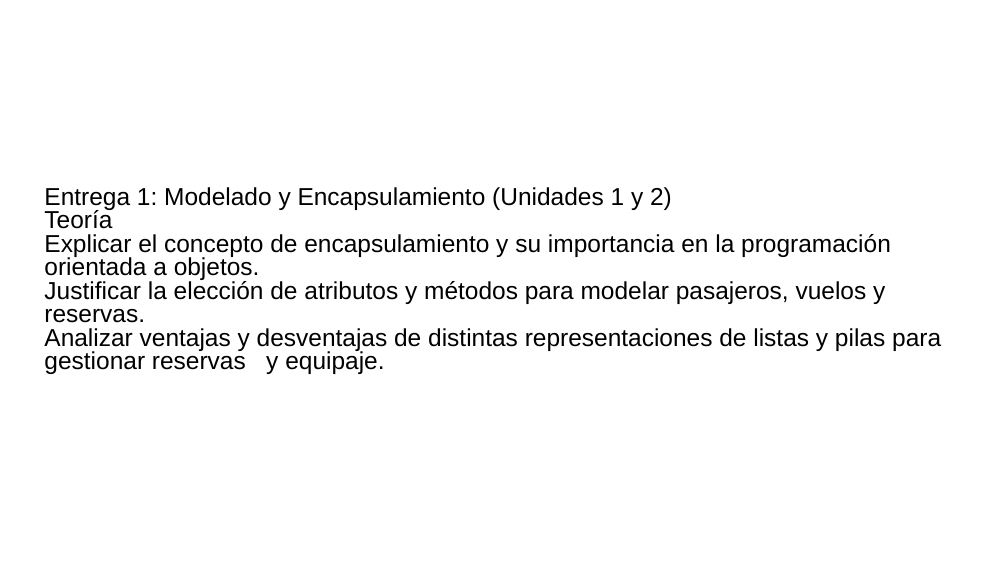
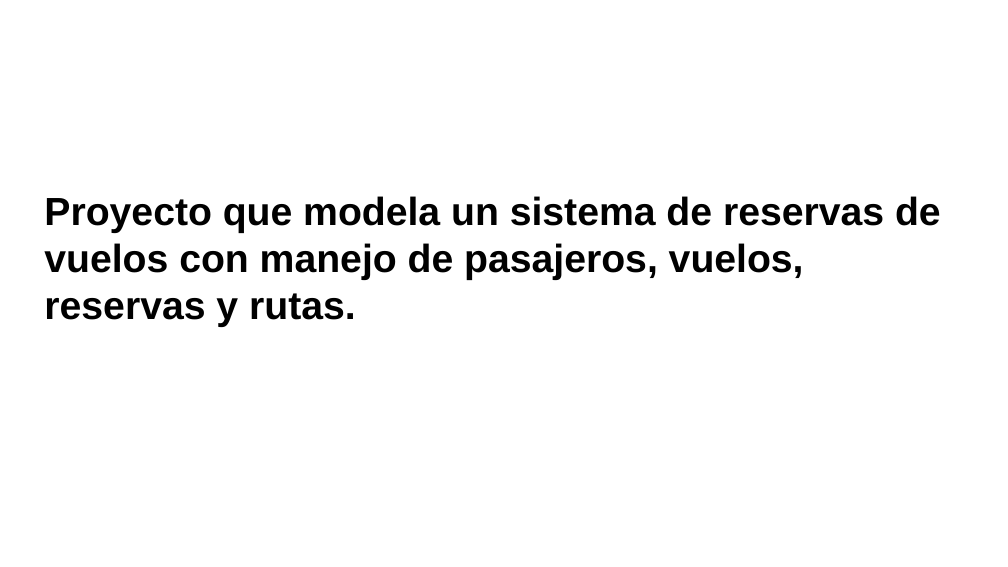
Before and after one commit to MarielaIPS/Final, a slide deck: slide 2 of Sistema de vuelos.pptx. Drawn at 1008x567 pixels with LibreOffice and Linux fonts; fonts in the diff are those of the drawing; background and template pictures are left out. Boxes give left, top, right and bottom in pixels: in the first picture for what was removed or moved away, otherwise in the second. Text is boxed around its words. In the diff, an @@ line names an element or a change of style, - is before the commit and + after.

```diff
--- a/Sistema de vuelos.pptx
+++ b/Sistema de vuelos.pptx
@@ subtitle at [44,196,941,327]: text changed; size 17.5 to 28 pt; bold on @@
-Entrega 1: Modelado y Encapsulamiento (Unidades 1 y 2)
-Teoría
-Explicar el concepto de encapsulamiento y su importancia en la programación orientada a objetos.
-Justificar la elección de atributos y métodos para modelar pasajeros, vuelos y reservas.
-Analizar ventajas y desventajas de distintas representaciones de listas y pilas para gestionar reservas y equipaje.
+Proyecto que modela un sistema de reservas de vuelos con manejo de pasajeros, vuelos, reservas y rutas.
```
Also in this commit, not shown: 1 other slide changed, 2 slides added.
